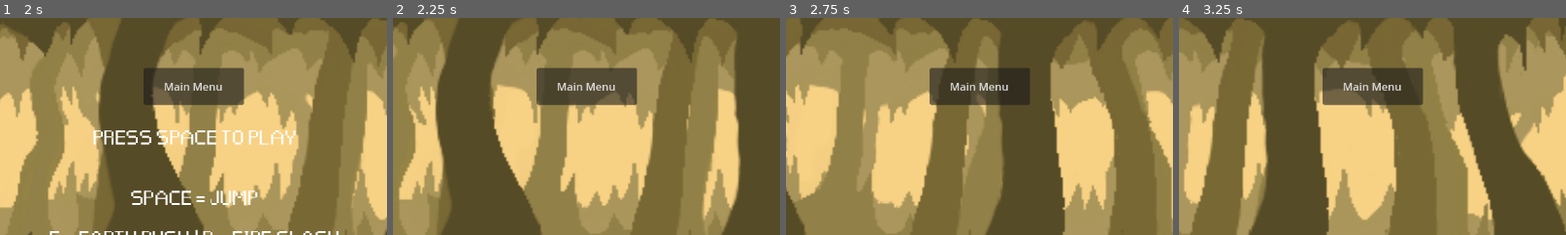
Above: before the commit, frames 1-4 (left to right).
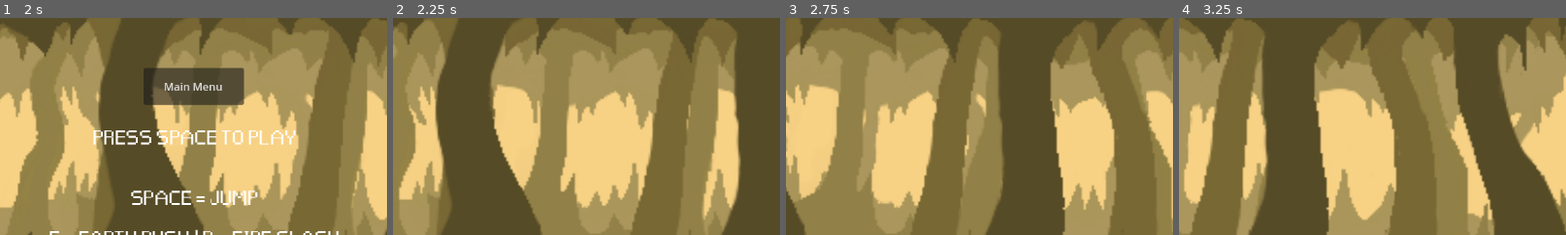
Above: after the commit, the same moments.

Repository: maryandrearv/the-elemental-path
Game: Godot game, scene res://scenes/main.tscn
The game is run twice, just before and just after one commit, with the same random seed, the same clock (stepped at 60 frames per second) and the same inputs.
Inputs:
- Up to frame 1 (2 s): click "Main Menu" at 0.5 s; click "Play" at 1.25 s
- Up to frame 2 (2.25 s): tap Space at 2 s; hold Enter (ui_accept) from 2.03 s (still down)
- Up to frame 3 (2.75 s): keep holding Enter (ui_accept)
- Up to frame 4 (3.25 s): release Enter (ui_accept) at 2.78 s; tap Q (air) at 2.85 s; tap Enter (ui_accept) at 3.02, 3.05 s
The pictures show only the part of the screen within x 25-75%, y 19-69%; the shares and areas given below are measured in that part.

Frame 1 is identical in both runs. In frame 2, 4.5% of the frame differs, in the area x 37-64%, y 22-41%; in frame 3, 4.4%; in frame 4, 4.5%.

Commit message:
added menu

Diff:
--- a/runner/main.gd
+++ b/runner/main.gd
@@ -76,9 +76,11 @@
 
 	# Hide User Interface nodes
 	$HUD.get_node("StartLabel").show()
+
 	$GameOver.get_node("ScoreTitle").hide()
 	$GameOver.get_node("ScoreCount").hide()
 	$GameOver.get_node("Button").hide()
+
 
 	last_obs = null # Reset last_obs
 
@@ -112,6 +114,7 @@
 		if Input.is_action_just_pressed("ui_accept"):
 			game_running = true
 			$HUD.get_node("StartLabel").hide()
+			$HUD.get_node("Return").hide()
 
 
 	#knock over situation
